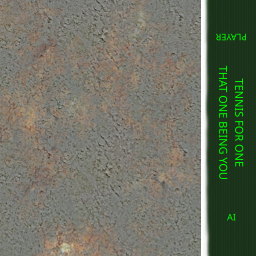
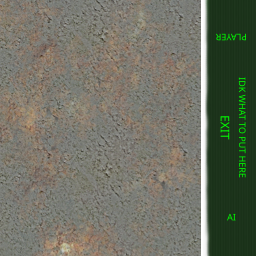
Layers edited between the first and the second 256px x 256px image:
painted on "scanlines" over [219, 65, 246, 179]
painted on "background" (1st of 2) over [219, 65, 246, 179]
painted on "background" (2nd of 2) over [219, 65, 246, 179]
